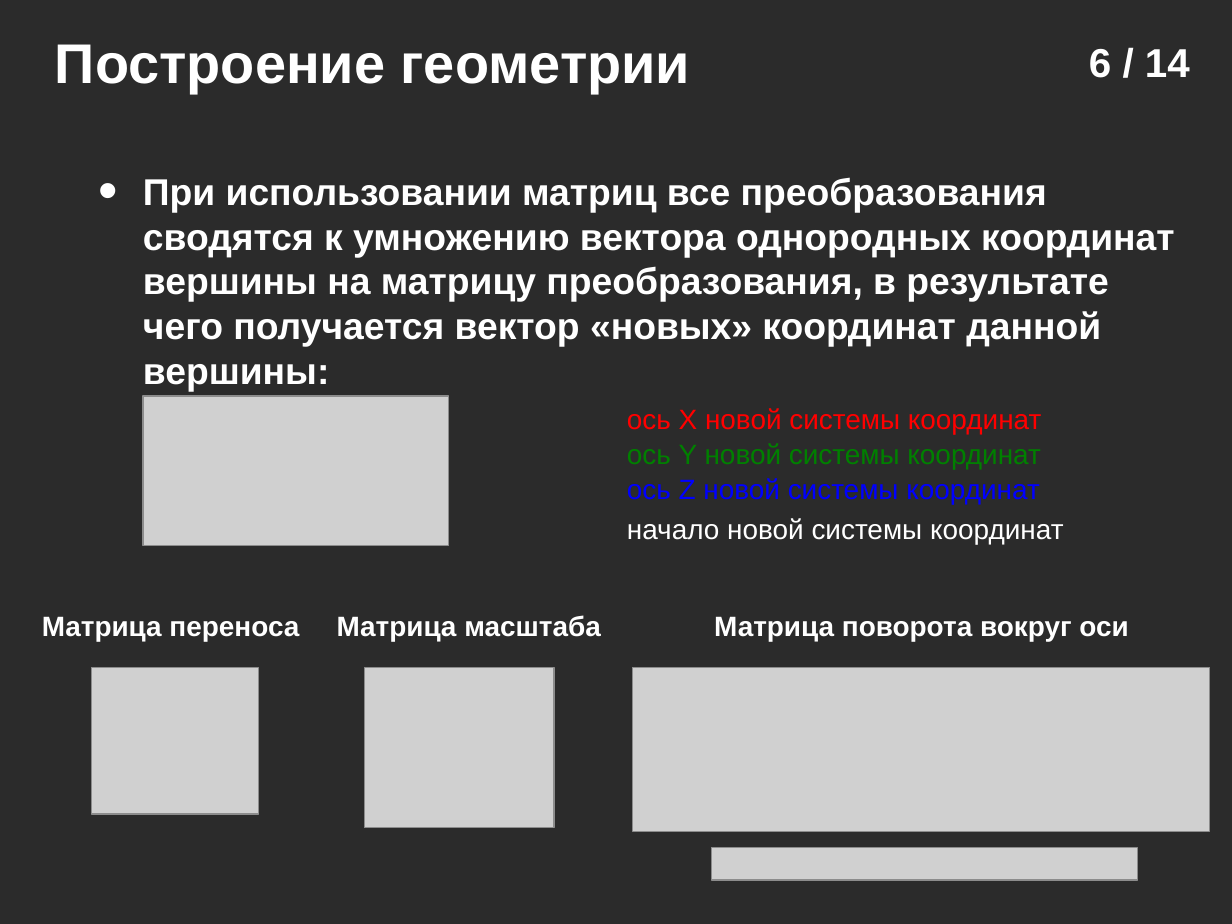
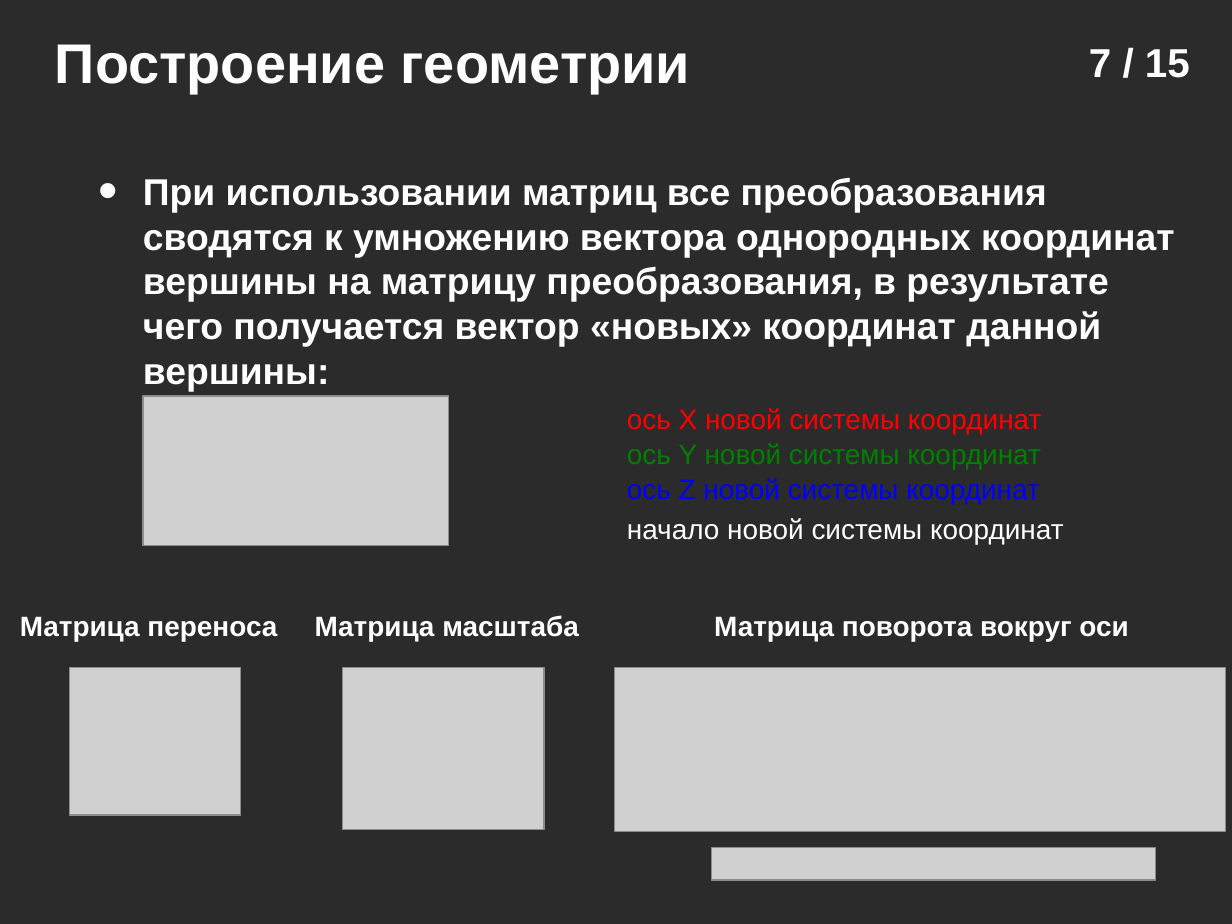
Before and after one commit to icosaeder/cg-lect, a slide deck: slide 7 of Лекции/Лекция 2/Лекция №2.odp (slide 6 before the commit). Drawn at 1232x924 pixels with LibreOffice and Linux fonts; fonts in the diff are those of the drawing; grey boxes stand for pictures; background and template pictures are left out; a plain dark background stands for a picture behind light text. Boxes give left, top, right and bottom in pixels: in the first picture for what was removed or moved away, otherwise in the second. Text is boxed around its words. In the diff, an @@ line names an element or a change of style, - is before the commit and + after.

```diff
--- a/Лекции/Лекция 2/Лекция №2.odp
+++ b/Лекции/Лекция 2/Лекция №2.odp
@@ page number at (1089,49,1190,78): text changed @@
-6 / 14
+7 / 15
@@ text "Матрица переноса": place and size @@
-text "Матрица переноса" at (42,616,299,641)
+text "Матрица переноса" at (20,616,277,641)
@@ text "Матрица масштаба": place and size @@
-text "Матрица масштаба" at (337,615,601,641)
+text "Матрица масштаба" at (315,615,579,641)
@@ picture: place and size @@
-picture at (92,667,258,814)
+picture at (69,667,241,815)
@@ picture: place and size @@
-picture at (364,667,555,827)
+picture at (342,667,544,830)
@@ picture: place and size @@
-picture at (633,667,1210,831)
+picture at (615,667,1225,832)
@@ picture: place and size @@
-picture at (711,849,1137,881)
+picture at (711,849,1156,881)
```
Also in this commit, not shown: 4 other slides changed, 2 slides added, 1 slide removed, 2 other files.
